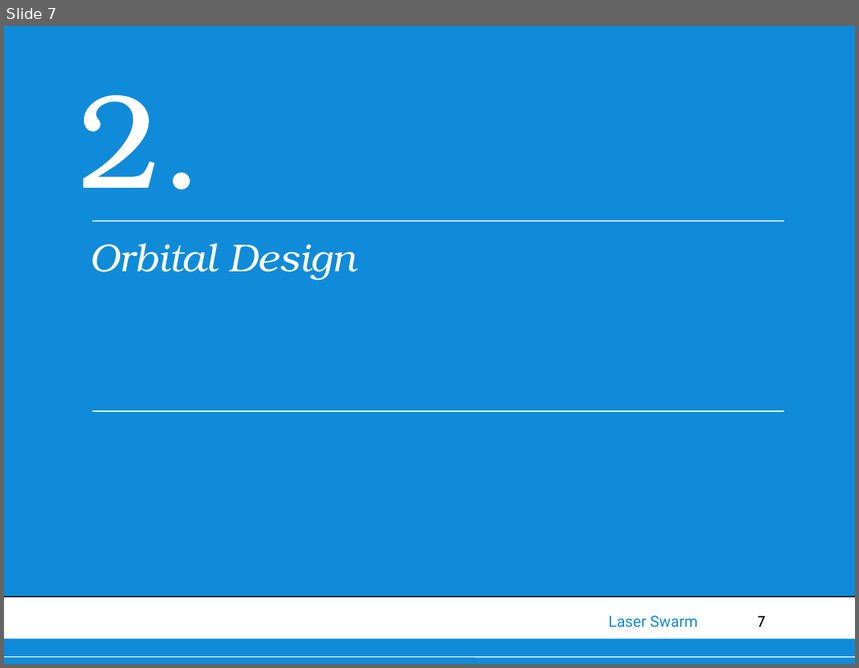
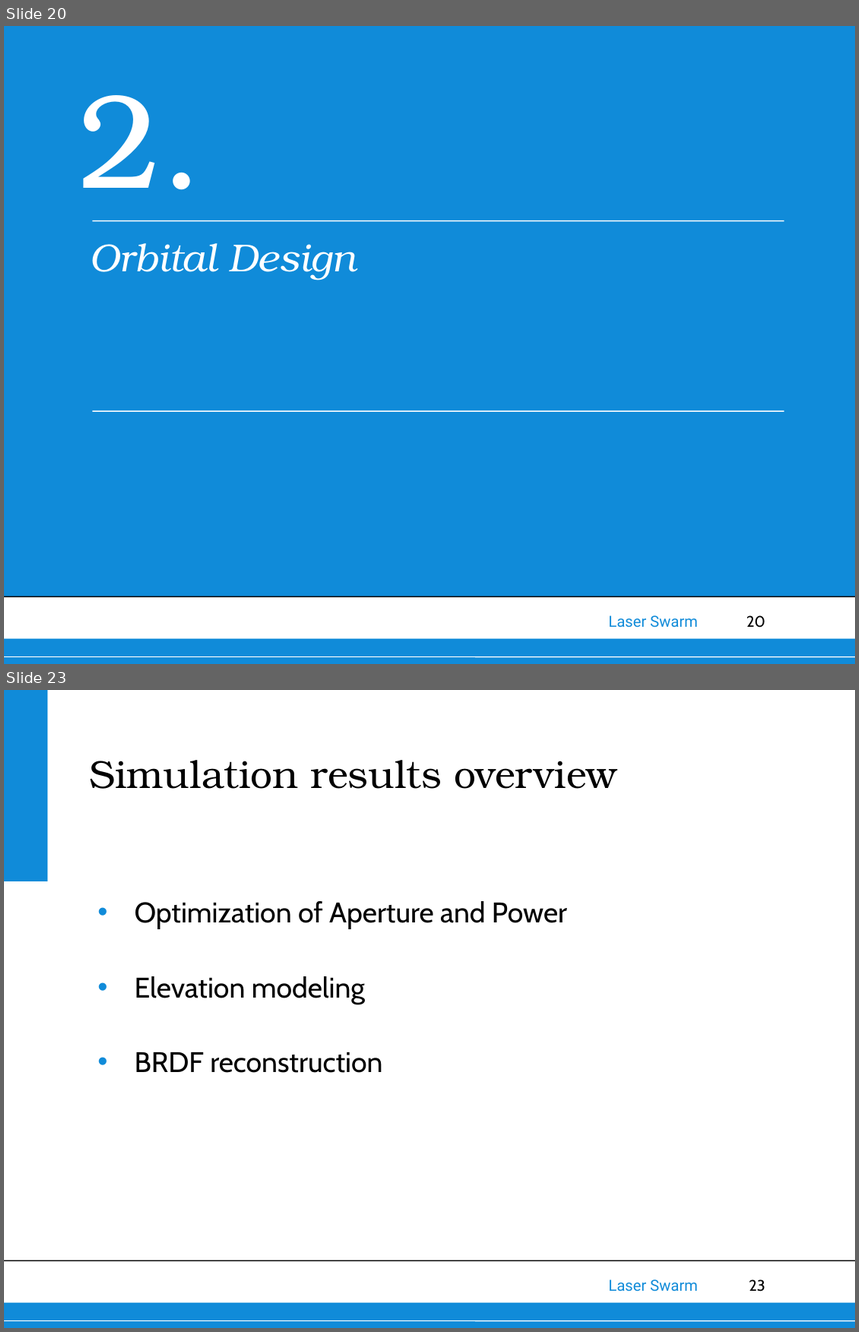
Before and after one commit to thewisenerd/laser-swarm, a slide deck: finalPresentation/FinalPresentation.ppt. Shown one above the other, each under a label of ours: slide 7 before the commit, slides 20 and 23 after it; the slides between them are not shown. The pictures are 859x668 and 859x1332 pixels, drawn with LibreOffice and Linux fonts; fonts in the diff are those of the drawing; background and template pictures are left out. Boxes give left, top, right and bottom in pixels: in the first picture for what was removed or moved away, otherwise in the second. Text is boxed around its words. In the diff, an @@ line names an element or a change of style, - is before the commit and + after.

```diff
--- a/finalPresentation/FinalPresentation.ppt
+++ b/finalPresentation/FinalPresentation.ppt
@@ slide 23 added at [4,690,855,1328], background #FFFFFF; not listed: 6 template elements that a slide beside it also shows @@
@@ title added at [89,760,617,789], 33 pt, text #000000 @@
+Simulation results overview
@@ text added at [135,901,567,1073], 24 pt, text #000000 @@
+• Optimization of Aperture and Power
+• Elevation modeling
+• BRDF reconstruction
@@ what was slide 7 is now slide 20 @@
@@ page number at [747,616,766,628]: text changed @@
-7
+20
```
Also in this commit, not shown: 7 slides changed, 15 other slides added, 1 slide removed.
